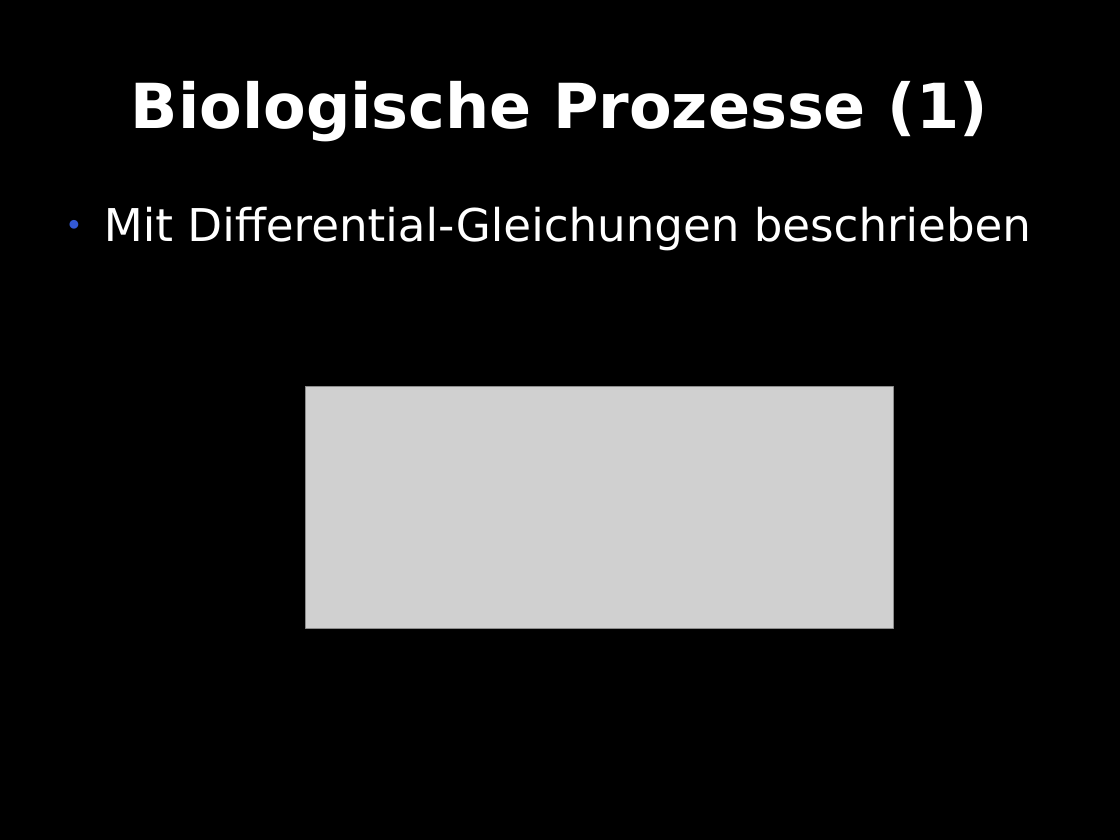
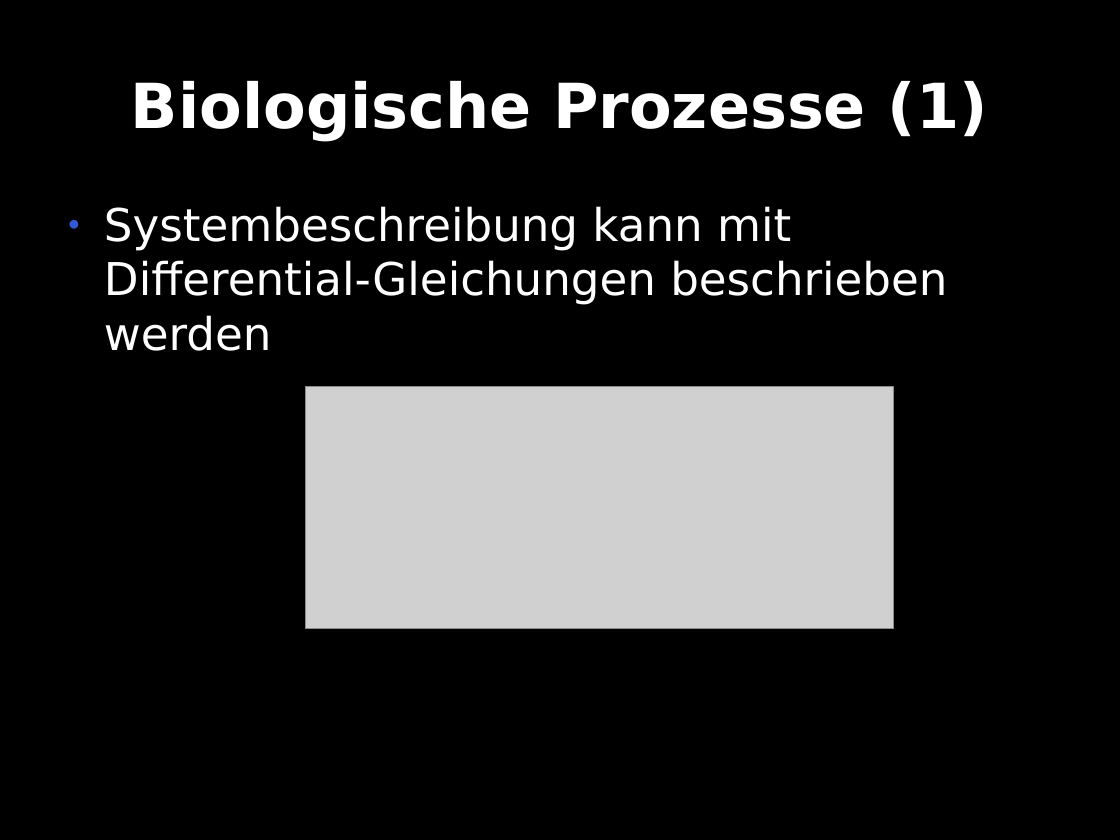
Before and after one commit to te-bachi/SimulationDoc, a slide deck: slide 4 of praesentation/Praesentation.odp. Drawn at 1120x840 pixels with LibreOffice and Linux fonts; fonts in the diff are those of the drawing; grey boxes stand for pictures. Boxes give left, top, right and bottom in pixels: in the first picture for what was removed or moved away, otherwise in the second. Text is boxed around its words. In the diff, an @@ line names an element or a change of style, - is before the commit and + after.

Commit message:
update

```diff
--- a/praesentation/Praesentation.odp
+++ b/praesentation/Praesentation.odp
@@ text at (104,206,947,351): text changed @@
-● Mit Differential-Gleichungen beschrieben
+● Systembeschreibung kann mit Differential-Gleichungen beschrieben werden
```
Also in this commit, not shown: 1 other slide changed.
